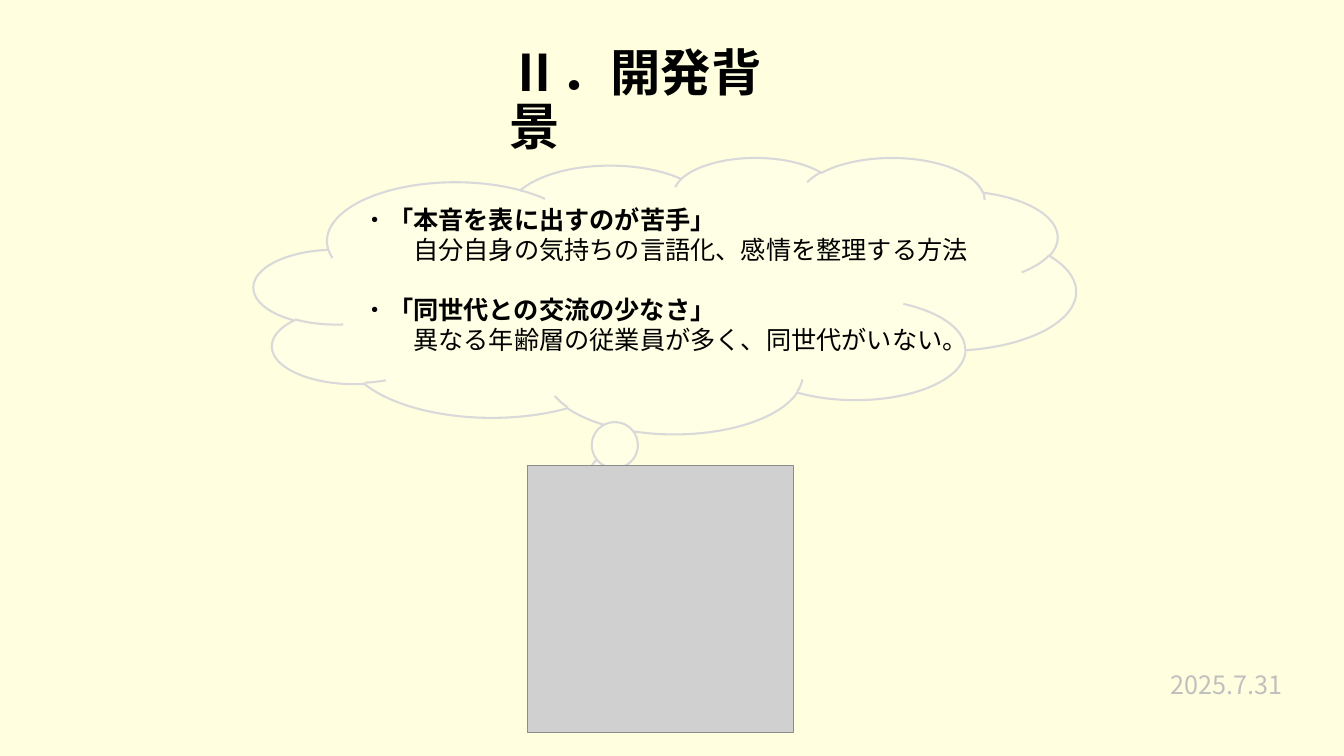
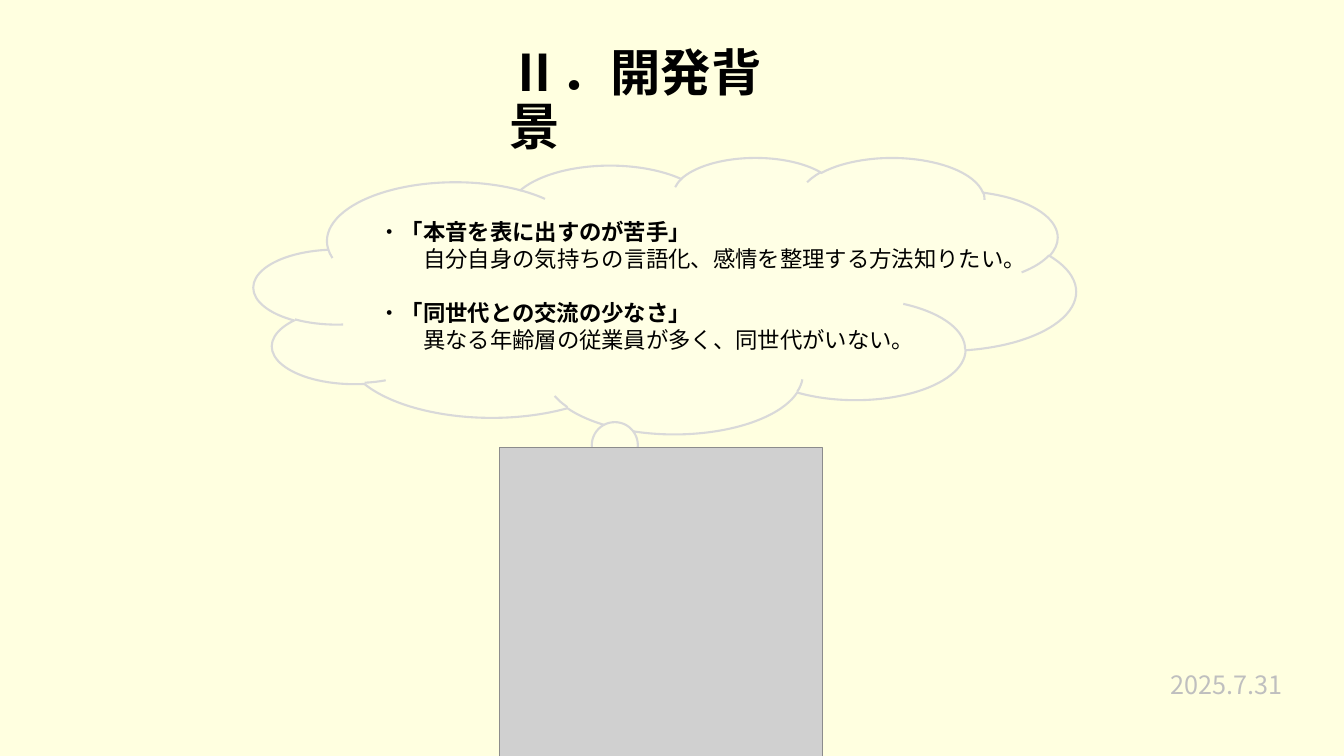
Before and after one commit to plusdojo2025/a2-7, a slide deck: slide 4 of 発表準備/7月成果発表会.pptx. Drawn at 1344x756 pixels with LibreOffice and Linux fonts; fonts in the diff are those of the drawing; grey boxes stand for pictures. Boxes give left, top, right and bottom in pixels: in the first picture for what was removed or moved away, otherwise in the second. Text is boxed around its words. In the diff, an @@ line names an element or a change of style, - is before the commit and + after.

```diff
--- a/発表準備/7月成果発表会.pptx
+++ b/発表準備/7月成果発表会.pptx
@@ text "・「本音を表に出すのが苦手」": place and size @@
-text "・「本音を表に出すのが苦手」" at box(363, 207, 967, 351)
+text "・「本音を表に出すのが苦手」" at box(379, 221, 1026, 350)
@@ text at box(379, 221, 914, 350): size 18 to 16 pt in "・「本音を表に出すのが苦手」", "・「同世代との交流の少なさ」", "異なる年齢層の従業員が多く、同世代がいない。" @@
@@ text at box(423, 248, 1026, 269): text changed; size 18 to 16 pt @@
-自分自身の気持ちの言語化、感情を整理する方法
+自分自身の気持ちの言語化、感情を整理する方法知りたい。
@@ picture: place and size @@
-picture at box(527, 466, 793, 732)
+picture at box(500, 448, 823, 756)
```
Also in this commit, not shown: 1 other slide changed.
